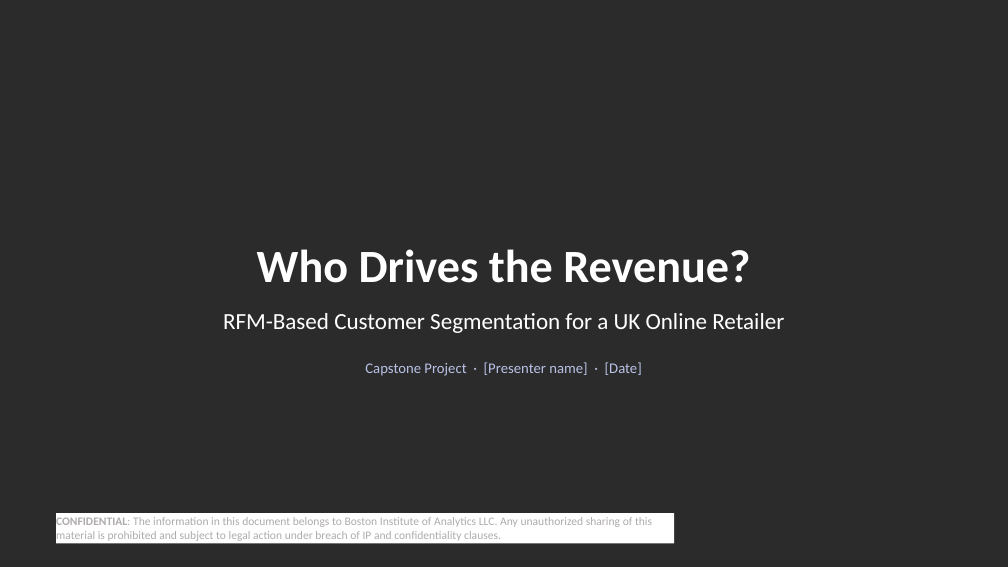
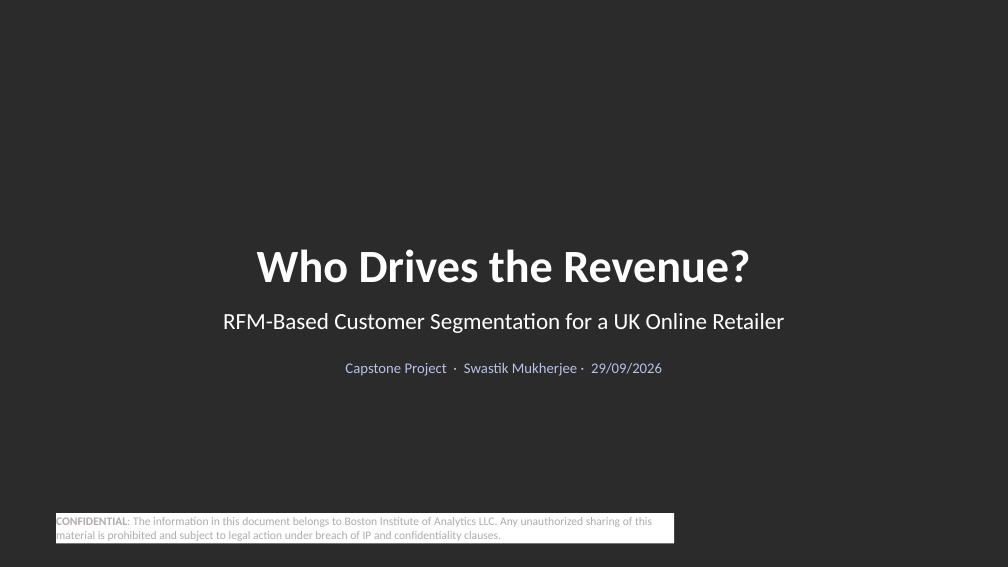
Before and after one commit to swastikrik/BIA, a slide deck: slide 1 of CapstoneEcommerceSegmentation/reports/Capstone_Ecommerce_Segmentation.pptx. Drawn at 1008x567 pixels with LibreOffice and Linux fonts; fonts in the diff are those of the drawing; background and template pictures are left out; a plain dark background stands for a picture behind light text. Boxes give left, top, right and bottom in pixels: in the first picture for what was removed or moved away, otherwise in the second. Text is boxed around its words. In the diff, an @@ line names an element or a change of style, - is before the commit and + after.

```diff
--- a/CapstoneEcommerceSegmentation/reports/Capstone_Ecommerce_Segmentation.pptx
+++ b/CapstoneEcommerceSegmentation/reports/Capstone_Ecommerce_Segmentation.pptx
@@ text at [345,362,662,376]: text changed @@
-Capstone Project · [Presenter name] · [Date]
+Capstone Project · Swastik Mukherjee · 29/09/2026
```
Also in this commit, not shown: 5 other files.
